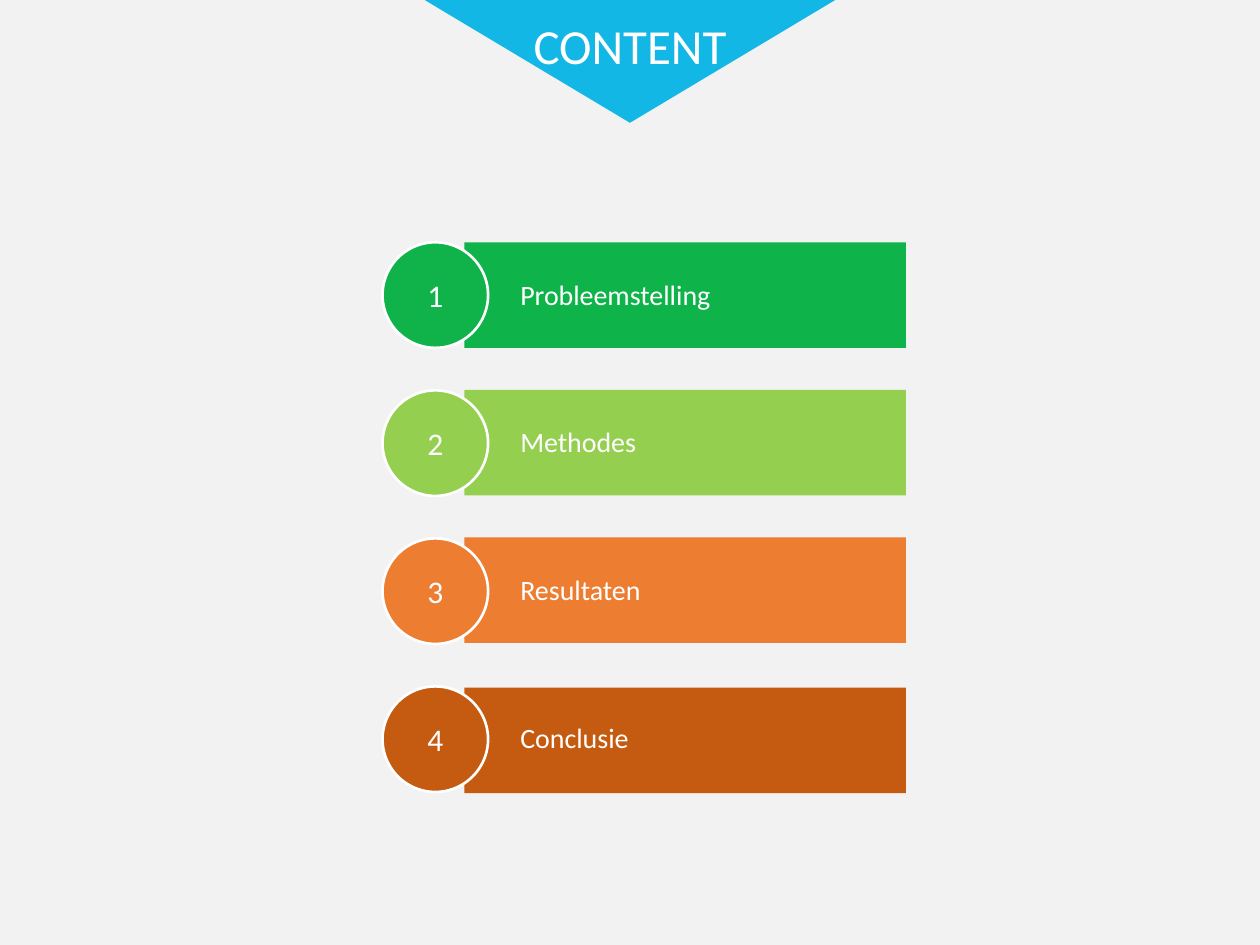
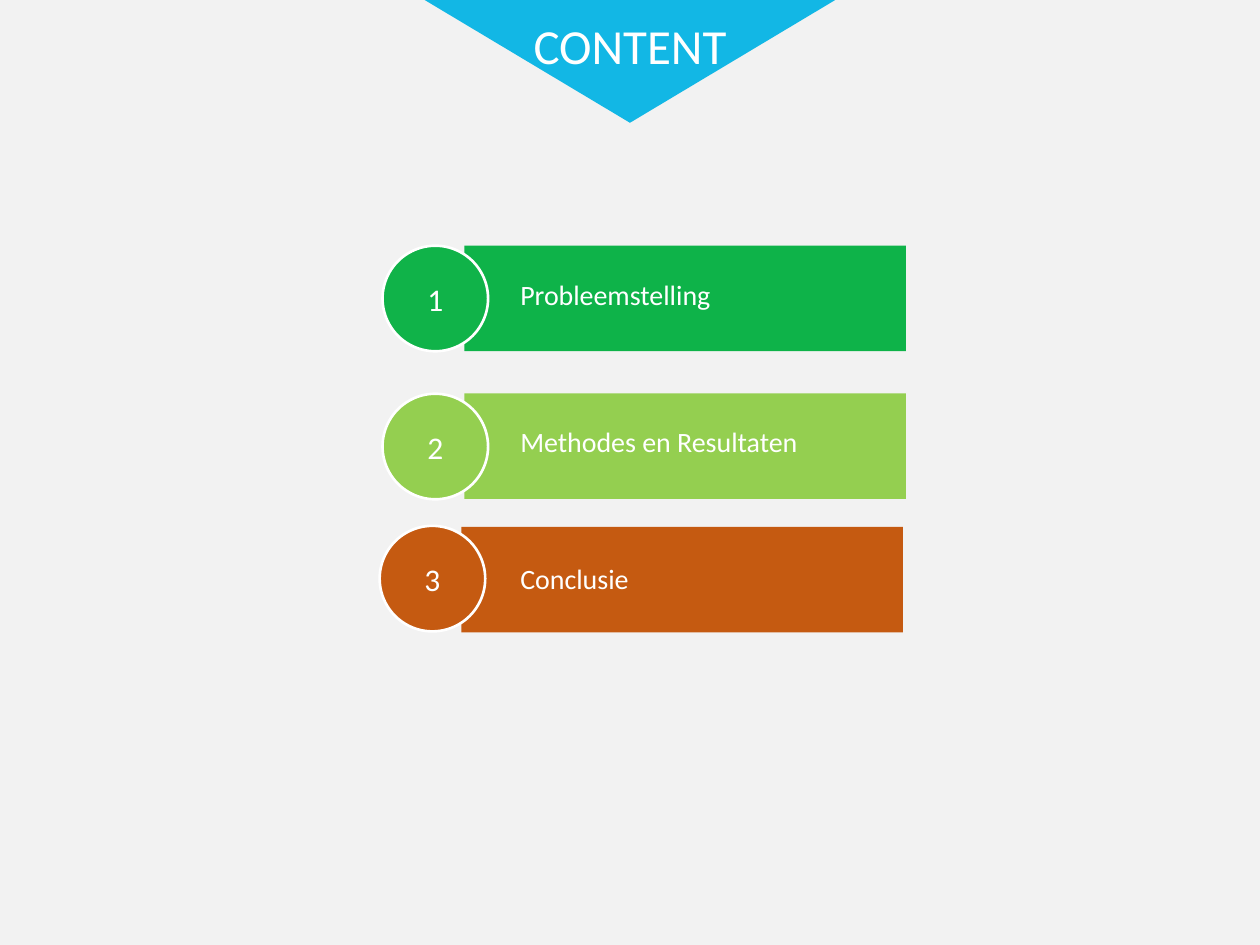
Before and after one commit to kimdebie/Heuristieken-Kaartkleuren, a slide deck: slide 2 of Presentaties/Final/TestDesign v01/8dec.pptx. Drawn at 1260x945 pixels with LibreOffice and Linux fonts; fonts in the diff are those of the drawing. Boxes give left, top, right and bottom in pixels: in the first picture for what was removed or moved away, otherwise in the second. Text is boxed around its words. In the diff, an @@ line names an element or a change of style, - is before the commit and + after.

```diff
--- a/Presentaties/Final/TestDesign v01/8dec.pptx
+++ b/Presentaties/Final/TestDesign v01/8dec.pptx
@@ 2 ellipses, 2 rectangles moved together from (x1=383, y1=242, x2=905, y2=496) to (x1=383, y1=246, x2=905, y2=500) @@
@@ text at (x1=520, y1=432, x2=797, y2=452): text changed @@
-Methodes
+Methodes en Resultaten
@@ ellipse "3" moved from (x1=383, y1=538, x2=489, y2=644) to (x1=379, y1=525, x2=485, y2=631) @@
@@ ellipse "3" at (x1=379, y1=525, x2=485, y2=631): fill #ED7D31 to #C55A11 @@
@@ rectangle moved from (x1=464, y1=688, x2=905, y2=794) to (x1=461, y1=527, x2=902, y2=633) @@
@@ rectangle removed at (x1=464, y1=538, x2=905, y2=644) @@
@@ text "Conclusie" moved from (x1=520, y1=728, x2=628, y2=749) to (x1=520, y1=569, x2=628, y2=590) @@
@@ text removed at (x1=520, y1=580, x2=640, y2=600) @@
-Resultaten
@@ ellipse removed at (x1=383, y1=687, x2=489, y2=793) @@
-4
```
Also in this commit, not shown: 11 other slides changed, 10 slides added, 2 slides removed.
